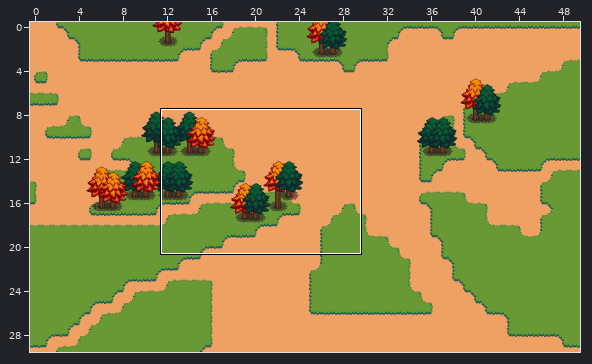
An edit to a level. Tiled map, core/assets/Base.tmx. Above: a wide view before the commit, with the close-up outlined.
Close-up. First the earlier version:
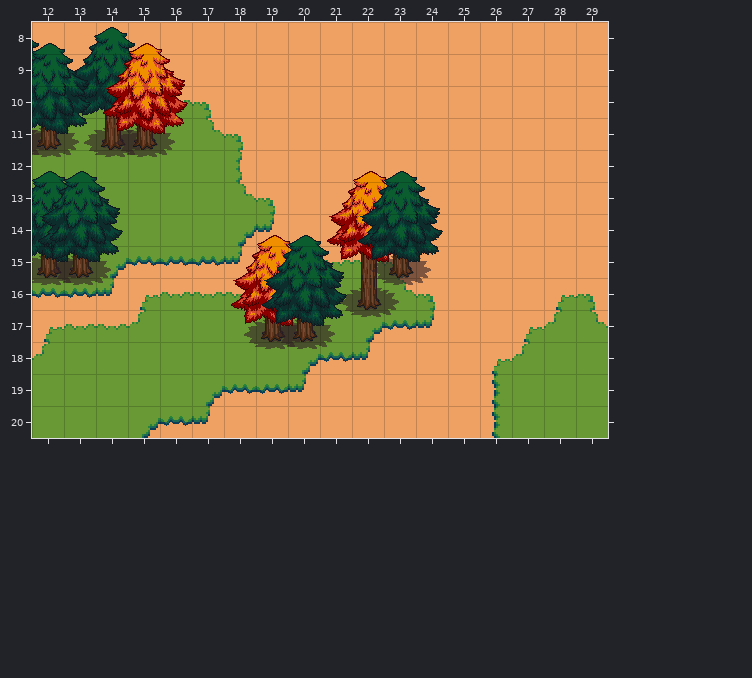
Cells are 32x32 px. Shown: x 12..29, y 8..20. The commit also changed other parts of the map, which this record leaves out.
Once edited:
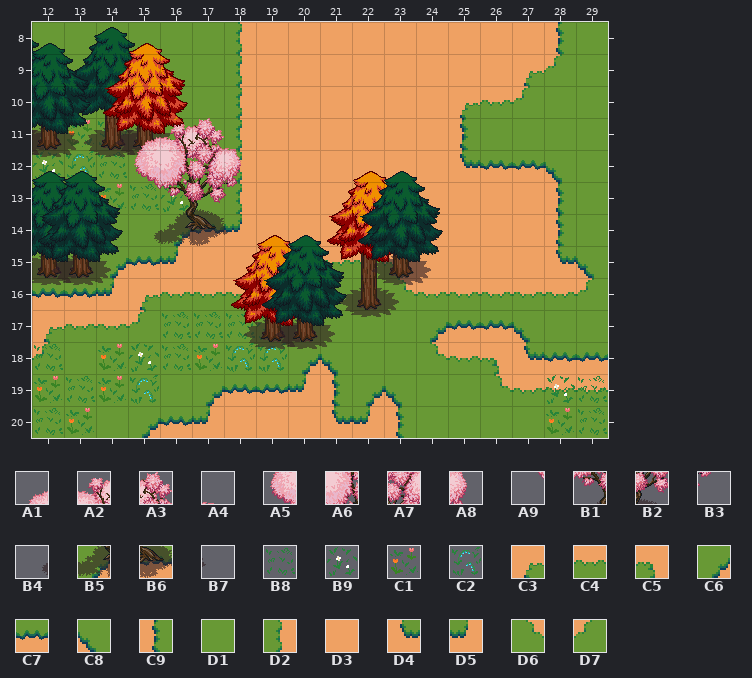
Key: from "Outside": A1 140, A2 141, A3 142, A4 143, A5 172, A6 173, A7 174, A8 175, A9 204, B1 205, B2 206, B3 207, B4 236, B5 237, B6 238, B7 239; from "grass+flower": B8 0, B9 1, C1 2, C2 3; from "tileset": C3 65, C4 66, C5 67, C6 76, C7 77, C8 78, C9 97, D1 98, D2 99, D3 109, D4 129, D5 131, D6 140, D7 142.
__ is an empty cell.
Tiles replaced or removed in this view: C3, C4, C5, C6, C7, C9, D3, D5, D6, D7.
Tiles of an added or newly shown layer are drawn over the layers below it.
See-through tiles are keyed as they look on the map.
From old to new:
Changed rows in their new state; .. is an unchanged cell.
Layer "Deco":
first column x 12:
 8 __ __ __ __ __ __ D2 .. .. .. .. .. .. .. .. .. C9 __
 9 .. __ .. .. __ __ D2 .. .. .. .. .. .. .. .. C3 D7 __
10 .. .. .. .. __ __ D2 .. .. .. .. .. .. C3 C4 D7 D1 __
11 .. .. .. .. .. __ D2 .. .. .. .. .. .. C9 D1 D1 D1 D1
12 .. .. .. .. .. .. .. .. .. .. .. .. .. D4 C7 C7 C8 D1
13 .. .. .. .. .. .. D2 D3 .. .. .. .. .. .. .. .. C9 D1
14 .. .. .. .. C6 C7 D5 D3 .. .. .. .. .. .. .. .. C9 D1
15 .. .. .. .. D5 D3 D3 .. .. .. .. .. .. .. .. .. D4 C8
16 .. .. .. .. .. .. .. .. .. .. .. .. C4 C4 C4 C4 C4 D7
17 .. .. .. .. .. .. .. .. .. .. __ __ C6 C7 C7 C8 D1 D1
18 .. .. .. .. .. .. .. .. .. C8 __ __ D6 C4 C5 D4 C7 C7
19 .. .. .. .. .. .. .. .. .. C9 C6 C8 __ __ D6 C4 C4 C4
20 .. .. .. .. .. .. .. .. .. D4 D5 C9 __ __ __ .. .. ..
Layer "Flower" (added):
first column x 12:
11 .. C1 C2 .. ..
12 B9 C2 B8 .. ..
13 .. .. C1 B8 B9
first column x 12:
17 .. .. .. .. B8 B8 B8 B9 .. .. .. .. .. .. .. .. .. ..
18 B8 .. C1 B9 B8 C1 C2 C2 .. .. .. .. .. .. .. .. .. ..
19 C1 B8 C1 C2 .. .. .. .. .. .. .. .. .. .. .. .. B9 B8
20 B8 C1 .. .. .. .. .. .. .. .. .. .. .. .. .. .. C1 B8
Layer "TreeLevese":
first column x 15:
11 A1 A2 A3 A4
12 A5 A6 A7 A8
13 A9 B1 B2 B3
14 B4 B5 B6 B7
